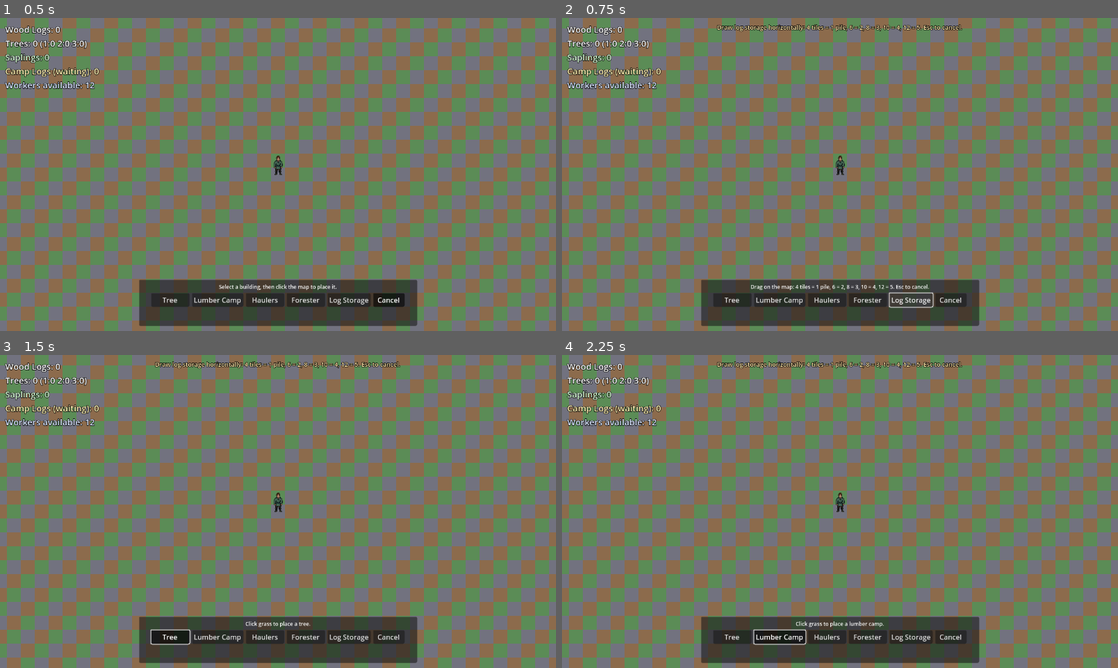
Above: before the commit, frames 1-4 (two rows, left to right).
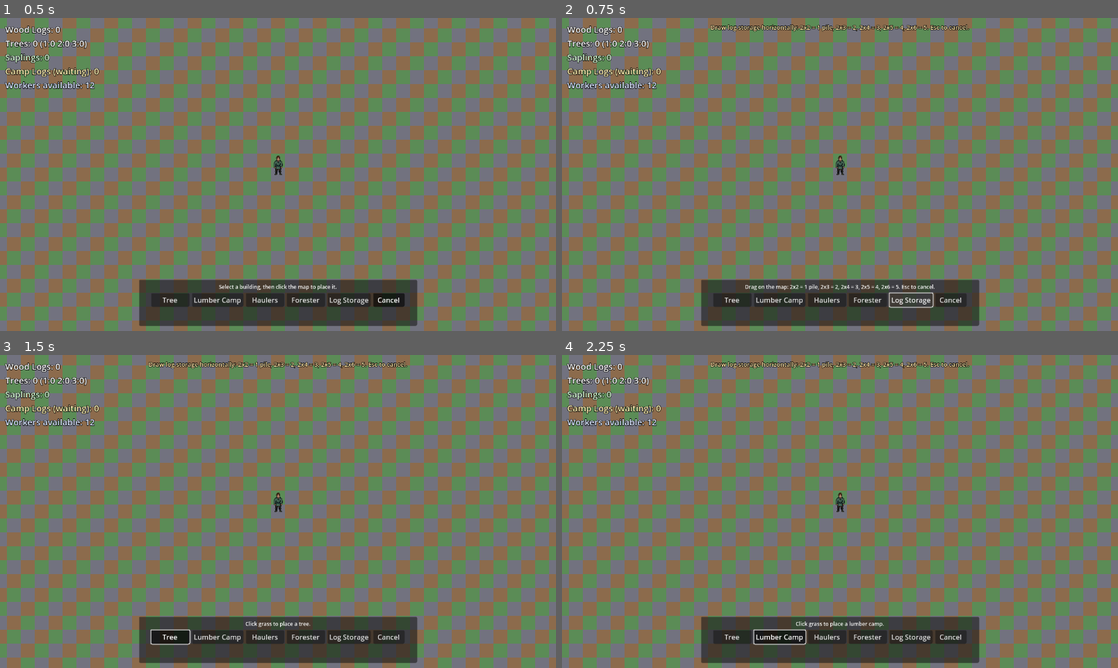
Above: after the commit, the same moments.

Repository: mcchesneyjg-max/Test-Gamer
Game: Godot game, scene res://main.tscn
The game is run twice, just before and just after one commit, with the same random seed, the same clock (stepped at 60 frames per second) and the same inputs.
Inputs:
- Up to frame 1 (0.5 s): no input
- Up to frame 2 (0.75 s): click "Log Storage" at 0.5 s
- Up to frame 3 (1.5 s): click "Tree" at 1.25 s
- Up to frame 4 (2.25 s): click "Lumber Camp" at 2 s

Frame 1 is identical in both runs. In frame 2, 0.8% of the frame differs, in the area x 26-74%, y 2-87%; in frame 3, 0.6%; in frame 4, 0.6%.

Commit message:
Use 2xN grid for log storage and align piles to zone border
Storage zones are now 2 tiles tall with width 2-6 (one pile per extra column).
Pile sprites anchor to the south edge of the outline, stepping one tile per slot.

Co-authored-by: mcchesneyjg-max <mcchesneyjg-max@users.noreply.github.com>

Diff:
--- a/game/scripts/building_menu_ui.gd
+++ b/game/scripts/building_menu_ui.gd
@@ -45,7 +45,7 @@
 	_lodge_button.button_pressed = false
 	_cancel_button.button_pressed = false
 	_storage_button.button_pressed = true
-	_hint_label.text = "Drag on the map: 4 tiles = 1 pile, 6 = 2, 8 = 3, 10 = 4, 12 = 5. Esc to cancel."
+	_hint_label.text = "Drag on the map: 2x2 = 1 pile, 2x3 = 2, 2x4 = 3, 2x5 = 4, 2x6 = 5. Esc to cancel."
 	if _log_storage_ui != null and _log_storage_ui.has_method("start_draw_mode"):
 		_log_storage_ui.start_draw_mode()
 
--- a/game/scripts/log_storage_area.gd
+++ b/game/scripts/log_storage_area.gd
@@ -5,10 +5,10 @@
 const TILE_SIZE := 32
 const STAGES_PER_PILE := 18
 const MAX_PILE_SLOTS := 5
-const MIN_ZONE_WIDTH_TILES := 4
-const MAX_ZONE_WIDTH_TILES := 12
+const MIN_ZONE_WIDTH_TILES := 2
+const MAX_ZONE_WIDTH_TILES := 6
 const ZONE_HEIGHT_TILES := 2
-const PILE_VISUAL_OVERLAP := 16.0
+const PILE_SLOT_STEP_TILES := 1
 const LOG_PILE_ROOT := "res://assets/sprites/stacked_resources/logs"
 const LOG_PILE_PREFIXES: Array[String] = ["log_pile"]
 
@@ -22,35 +22,15 @@
 var _pile_sprites: Array[Sprite2D] = []
 var _registered: bool = false
 
-static var _metrics_loaded: bool = false
-static var _pile_width_px: float = 48.0
-static var _pile_height_px: float = 32.0
-static var _pile_step_px: float = 32.0
-
-static func _ensure_pile_metrics() -> void:
-	if _metrics_loaded:
-		return
-	_metrics_loaded = true
-	var roots: Array[String] = [LOG_PILE_ROOT]
-	var textures: Array[Texture2D] = CharacterWalk.load_png_sequence_from_candidates(
-		roots,
-		LOG_PILE_PREFIXES,
-		true
-	)
-	if not textures.is_empty():
-		_pile_width_px = float(textures[0].get_width())
-		_pile_height_px = float(textures[0].get_height())
-	_pile_step_px = maxf(_pile_width_px - PILE_VISUAL_OVERLAP, _pile_width_px * 0.35)
-
 static func zone_width_for_pile_count(pile_count: int) -> int:
 	var count: int = clampi(pile_count, 1, MAX_PILE_SLOTS)
-	return MIN_ZONE_WIDTH_TILES + (count - 1) * 2
+	return count + 1
 
 static func snap_width_tiles(raw_width_tiles: int) -> int:
 	var raw: int = clampi(maxi(raw_width_tiles, 1), 1, MAX_ZONE_WIDTH_TILES)
 	var best_width: int = MIN_ZONE_WIDTH_TILES
 	var best_distance: int = absi(raw - MIN_ZONE_WIDTH_TILES)
-	for width in range(MIN_ZONE_WIDTH_TILES + 2, MAX_ZONE_WIDTH_TILES + 1, 2):
+	for width in range(MIN_ZONE_WIDTH_TILES + 1, MAX_ZONE_WIDTH_TILES + 1):
 		var distance: int = absi(raw - width)
 		if distance < best_distance:
 			best_distance = distance
@@ -58,7 +38,7 @@
 	return best_width
 
 static func pile_count_from_width(width_tiles: int) -> int:
-	return 1 + (width_tiles - MIN_ZONE_WIDTH_TILES) / 2
+	return clampi(width_tiles - 1, 1, MAX_PILE_SLOTS)
 
 static func zone_size_for_pile_count(pile_count: int) -> Vector2i:
 	var width_tiles: int = zone_width_for_pile_count(pile_count)
@@ -160,8 +140,8 @@
 	var pile_count: int = pile_count_for_zone(zone)
 	if pile_count <= 0:
 		return (
-			"Storage area must fit %d-%d pile slots (%d-%d tiles wide)."
-			% [1, MAX_PILE_SLOTS, MIN_ZONE_WIDTH_TILES, MAX_ZONE_WIDTH_TILES]
+			"Storage area must fit %d-%d pile slots (2x2 up to 2x6 tiles)."
+			% [1, MAX_PILE_SLOTS]
 		)
 
 	for tile_coords in GridPlacement.footprint_tiles(zone.position, zone.size):
@@ -236,26 +216,11 @@
 		_pile_sprites.append(sprite)
 
 func _slot_sprite_position(slot_index: int) -> Vector2:
-	var pile_width: float = _pile_display_width()
-	var step: float = maxf(pile_width - PILE_VISUAL_OVERLAP, pile_width * 0.35)
-	var total_span: float = pile_width + maxf(_pile_slot_count - 1, 0) * step
-	var zone_width: float = _zone.size.x * TILE_SIZE
-	var origin_x: float = (zone_width - total_span) * 0.5
-	var x: float = origin_x + pile_width * 0.5 + slot_index * step
-	var y: float = _pile_display_height()
+	var slot_step_px: float = float(PILE_SLOT_STEP_TILES) * TILE_SIZE
+	var slot_span_px: float = float(TILE_SIZE * 2)
+	var x: float = float(slot_index) * slot_step_px + slot_span_px * 0.5
+	var y: float = float(_zone.size.y) * TILE_SIZE
 	return Vector2(x, y)
-
-func _pile_display_width() -> float:
-	if not _pile_textures.is_empty():
-		return float(_pile_textures[0].get_width())
-	var fallback: Texture2D = preload("res://assets/sprites/wood_log.png")
-	return float(fallback.get_width())
-
-func _pile_display_height() -> float:
-	if not _pile_textures.is_empty():
-		return float(_pile_textures[0].get_height())
-	var fallback: Texture2D = preload("res://assets/sprites/wood_log.png")
-	return float(fallback.get_height())
 
 func _refresh_pile_visuals() -> void:
 	for slot_index in _pile_sprites.size():
--- a/game/scripts/log_storage_ui.gd
+++ b/game/scripts/log_storage_ui.gd
@@ -75,7 +75,7 @@
 	else:
 		_storage_label.text = "No log storage area selected"
 		_status_label.text = (
-			"Draw a storage area: 4 tiles = 1 pile, 6 = 2, 8 = 3, 10 = 4, 12 = 5 piles."
+			"Draw a storage area: 2x2 = 1 pile, 2x3 = 2, 2x4 = 3, 2x5 = 4, 2x6 = 5 piles."
 		)
 		_draw_button.text = "Draw Log Storage Area"
 
@@ -87,7 +87,7 @@
 	_draw_anchor = Vector2i(-999999, -999999)
 	_panel.visible = false
 	_hint_label.text = (
-		"Draw log storage horizontally: 4 tiles = 1 pile, 6 = 2, 8 = 3, 10 = 4, 12 = 5. Esc to cancel."
+		"Draw log storage horizontally: 2x2 = 1 pile, 2x3 = 2, 2x4 = 3, 2x5 = 4, 2x6 = 5. Esc to cancel."
 	)
 	_hint_label.visible = true
 
@@ -192,7 +192,7 @@
 
 	if is_valid:
 		_hint_label.text = (
-			"Release to set storage (%d pile slot%s, %d tiles wide, capacity %d). Esc to cancel."
+			"Release to set storage (%d pile slot%s, 2x%d, capacity %d). Esc to cancel."
 			% [
 				pile_count,
 				"s" if pile_count != 1 else "",
Not shown, changed: README.md
Not shown, changed: game/assets/sprites/stacked_resources/logs/README.md
